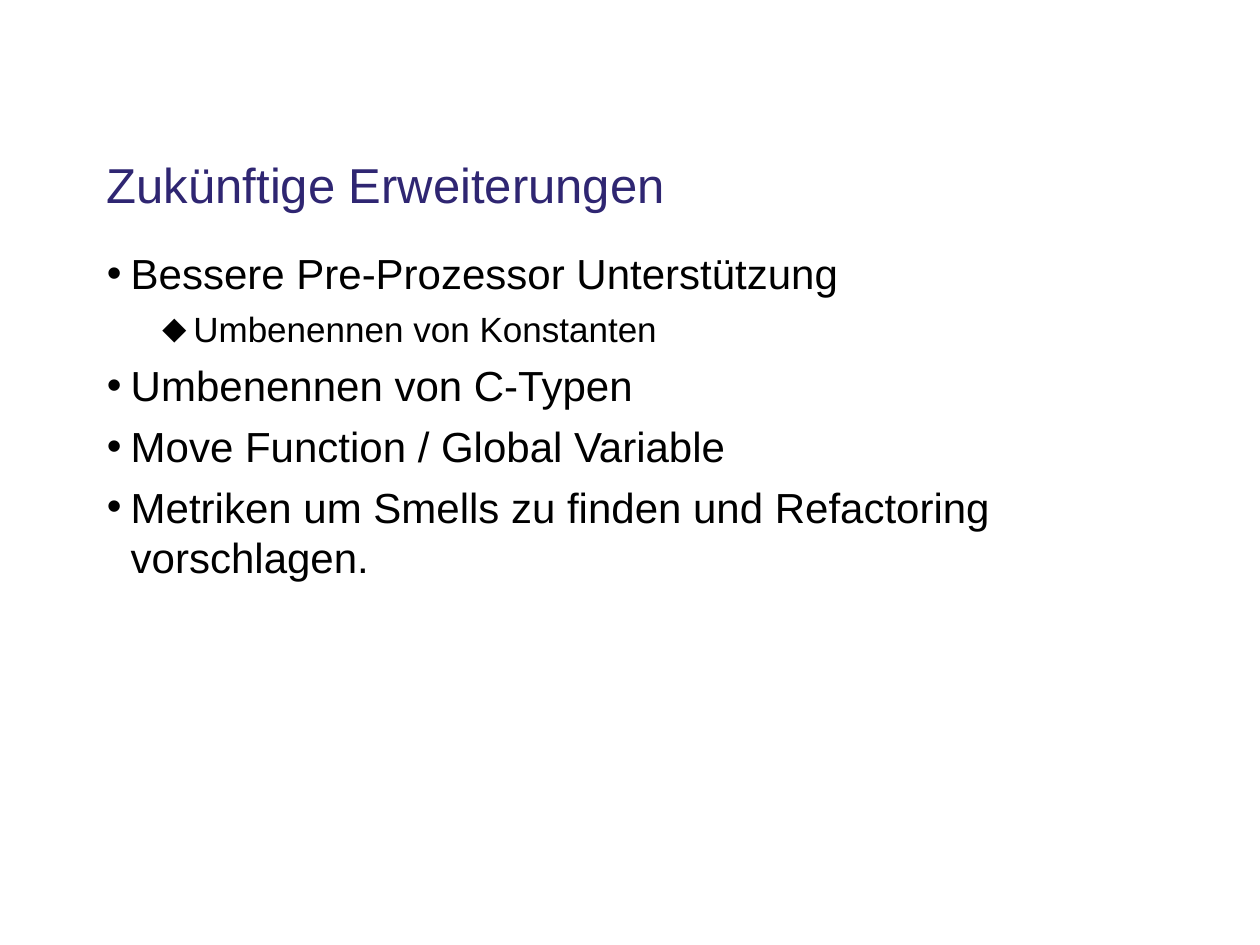
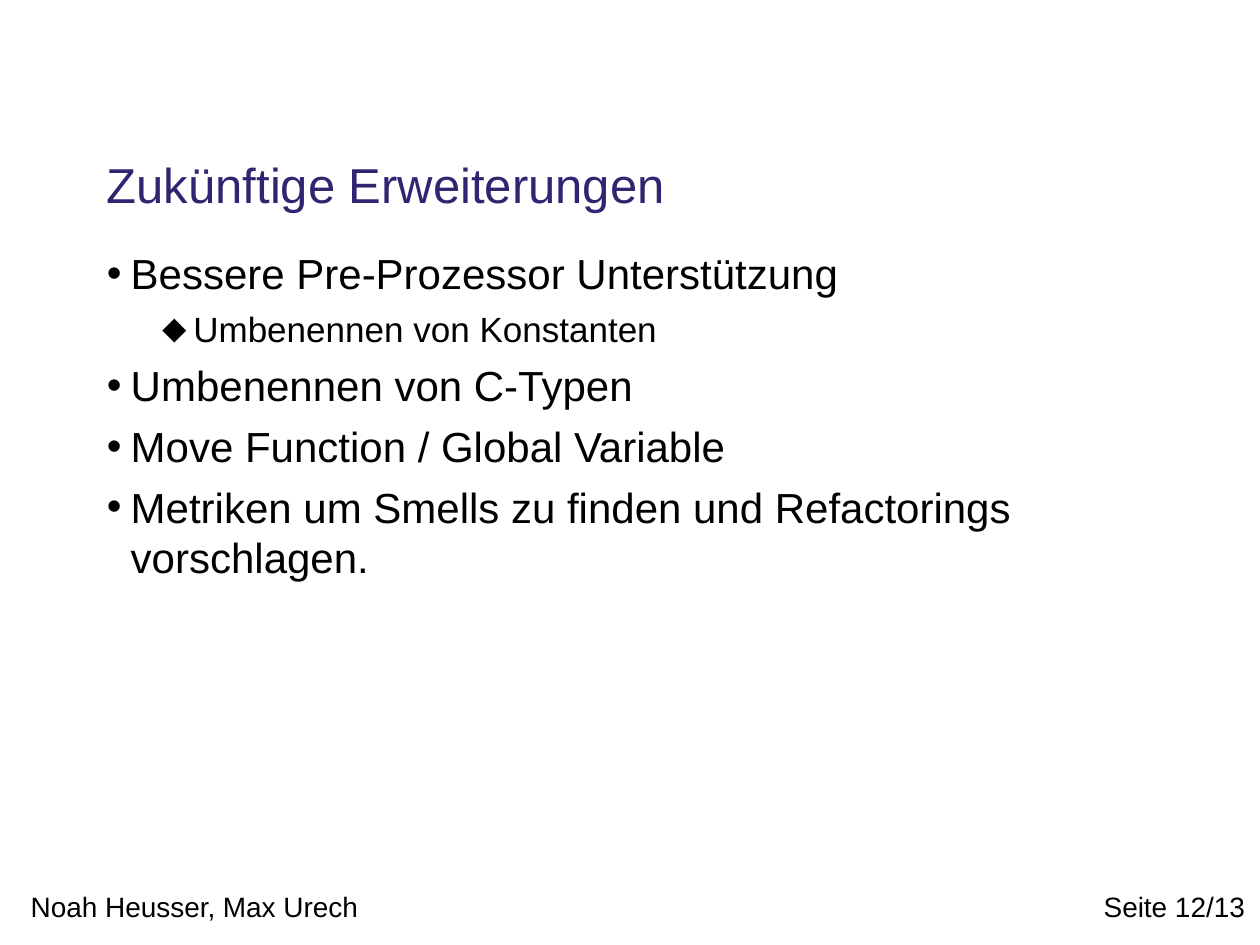
Before and after one commit to phsommer/yeti, a slide deck: slide 12 of TinyOS Refactoring/doc/presentation.odp (slide 8 before the commit). Drawn at 1260x945 pixels with LibreOffice and Linux fonts; fonts in the diff are those of the drawing; background and template pictures are left out. Boxes give left, top, right and bottom in pixels: in the first picture for what was removed or moved away, otherwise in the second. Text is boxed around its words. In the diff, an @@ line names an element or a change of style, - is before the commit and + after.

Commit message:
mini Demo & implementierte Refactorings

```diff
--- a/TinyOS Refactoring/doc/presentation.odp
+++ b/TinyOS Refactoring/doc/presentation.odp
@@ text at (131,492,1011,582): text changed @@
-• Metriken um Smells zu finden und Refactoring vorschlagen.
+• Metriken um Smells zu finden und Refactorings vorschlagen.
@@ text added at (31,896,357,921), 16 pt, text #000000 @@
+Noah Heusser, Max Urech
@@ page number added at (1104,896,1245,918), 16 pt, text #000000 @@
+Seite 12/13
```
Also in this commit, not shown: 8 other slides changed, 4 slides added.
